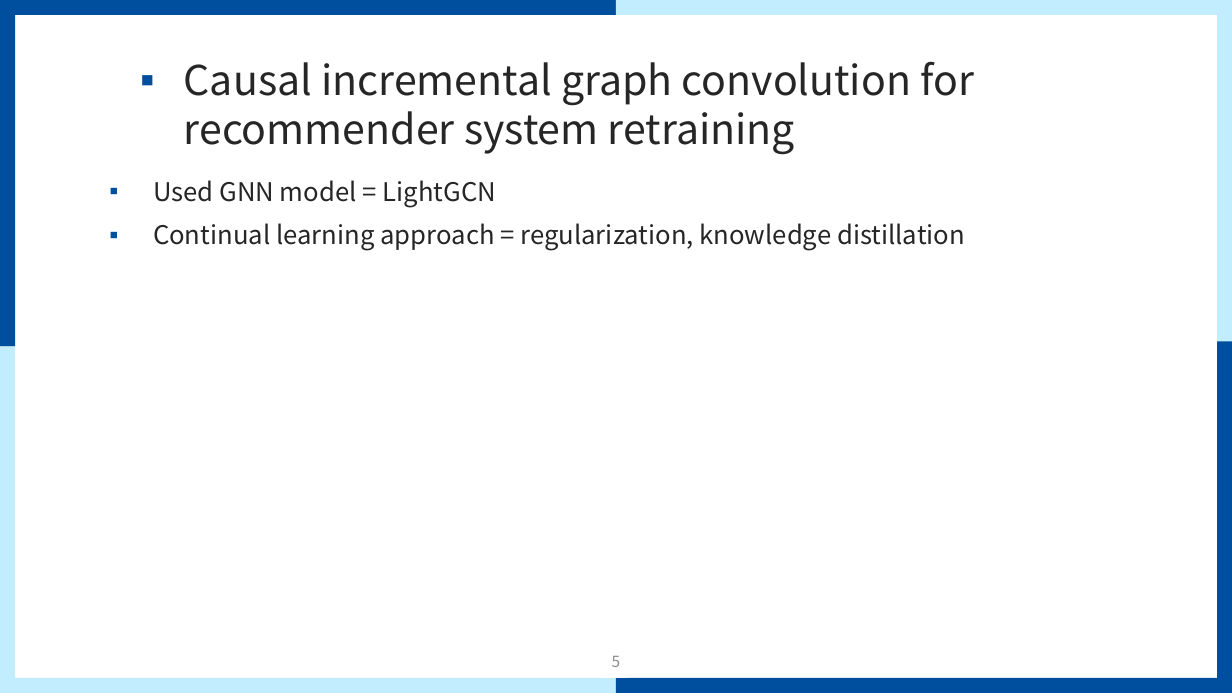
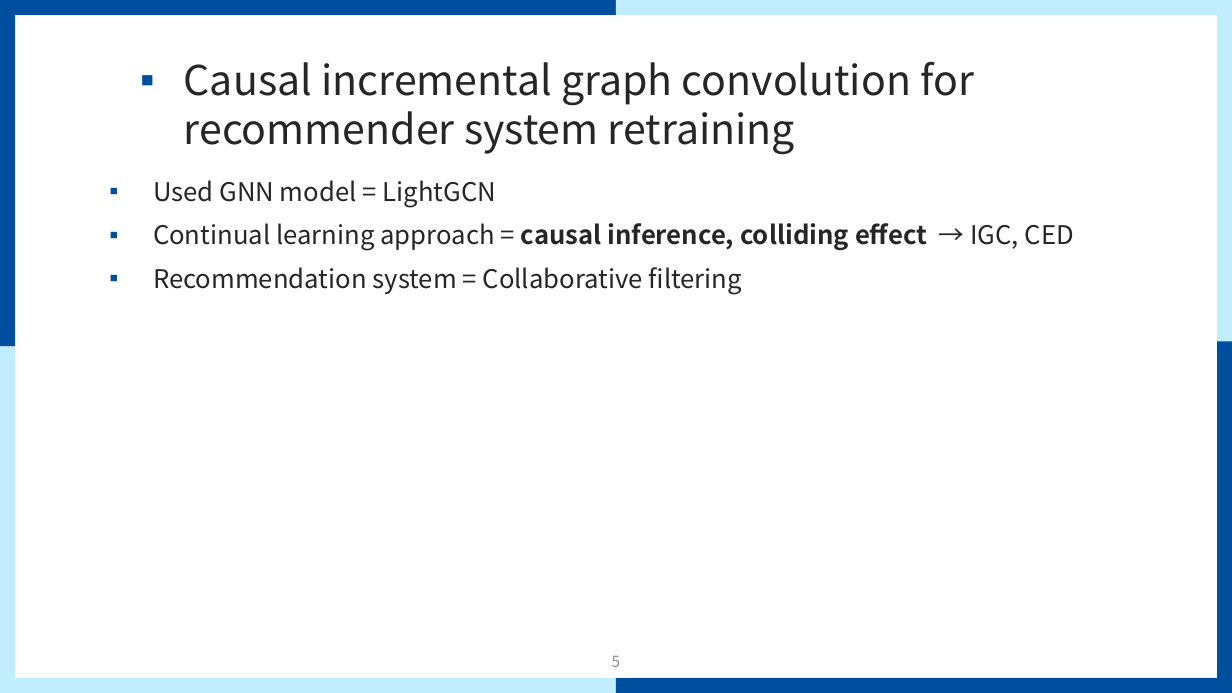
Before and after one commit to mmvv11/GraduateStudies, a slide deck: slide 5 of papers/papersForKCC/논문 관련 조사 및 아이디어.pptx. Drawn at 1232x693 pixels with LibreOffice and Linux fonts; fonts in the diff are those of the drawing; background and template pictures are left out. Boxes give left, top, right and bottom in pixels: in the first picture for what was removed or moved away, otherwise in the second. Text is boxed around its words. In the diff, an @@ line names an element or a change of style, - is before the commit and + after.

```diff
--- a/papers/papersForKCC/논문 관련 조사 및 아이디어.pptx
+++ b/papers/papersForKCC/논문 관련 조사 및 아이디어.pptx
@@ text at bbox=[153, 223, 1074, 295]: text changed @@
-▪ Continual learning approach = regularization, knowledge distillation
+▪ Continual learning approach = causal inference, colliding effect → IGC, CED
+▪ Recommendation system = Collaborative filtering
```
Also in this commit, not shown: 3 other slides changed, 2 slides added, 2 slides removed, 2 other files.
